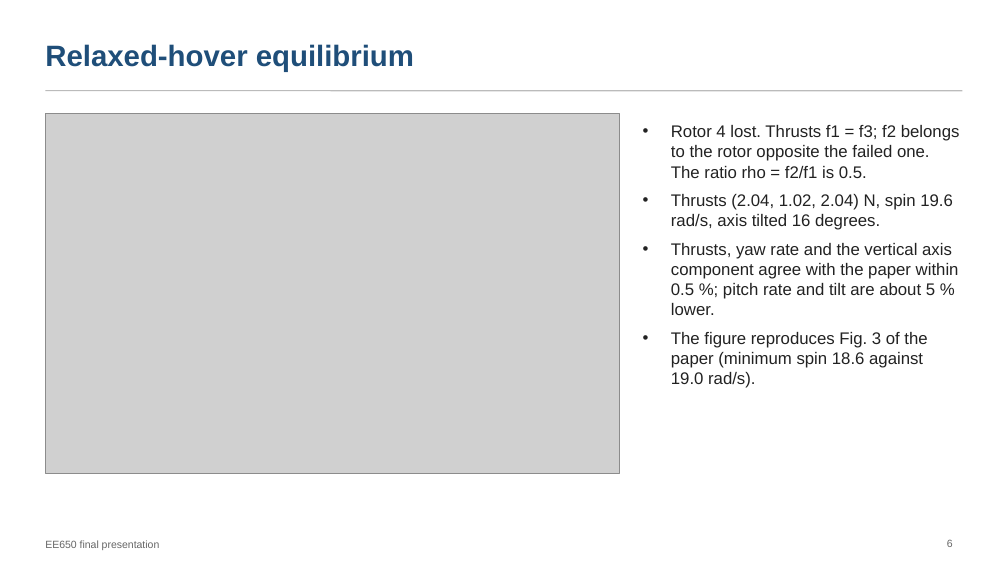
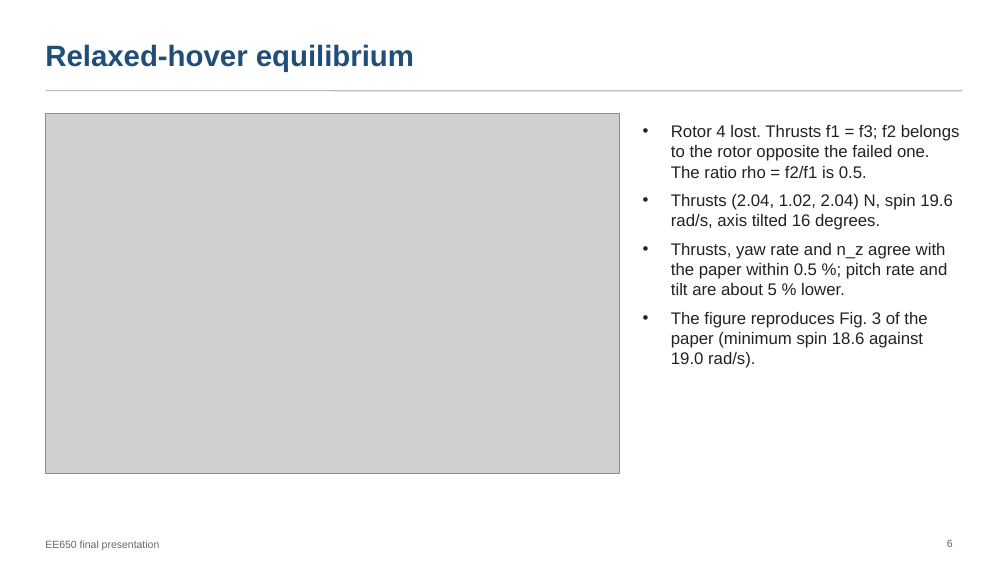
Before and after one commit to pranshuk22/quadrotor-rotor-loss-recovery, a slide deck: slide 6 of docs/deck/final-presentation.pptx. Drawn at 1008x567 pixels with LibreOffice and Linux fonts; fonts in the diff are those of the drawing; grey boxes stand for pictures. Boxes give left, top, right and bottom in pixels: in the first picture for what was removed or moved away, otherwise in the second. Text is boxed around its words. In the diff, an @@ line names an element or a change of style, - is before the commit and + after.

```diff
--- a/docs/deck/final-presentation.pptx
+++ b/docs/deck/final-presentation.pptx
@@ text at box(671, 243, 947, 295): text changed @@
-• Thrusts, yaw rate and the vertical axis component agree with the paper within 0.5 %; pitch rate and tilt are about 5 % lower.
+• Thrusts, yaw rate and n_z agree with the paper within 0.5 %; pitch rate and tilt are about 5 % lower.
```
Also in this commit, not shown: 5 other slides changed, 21 other files.
